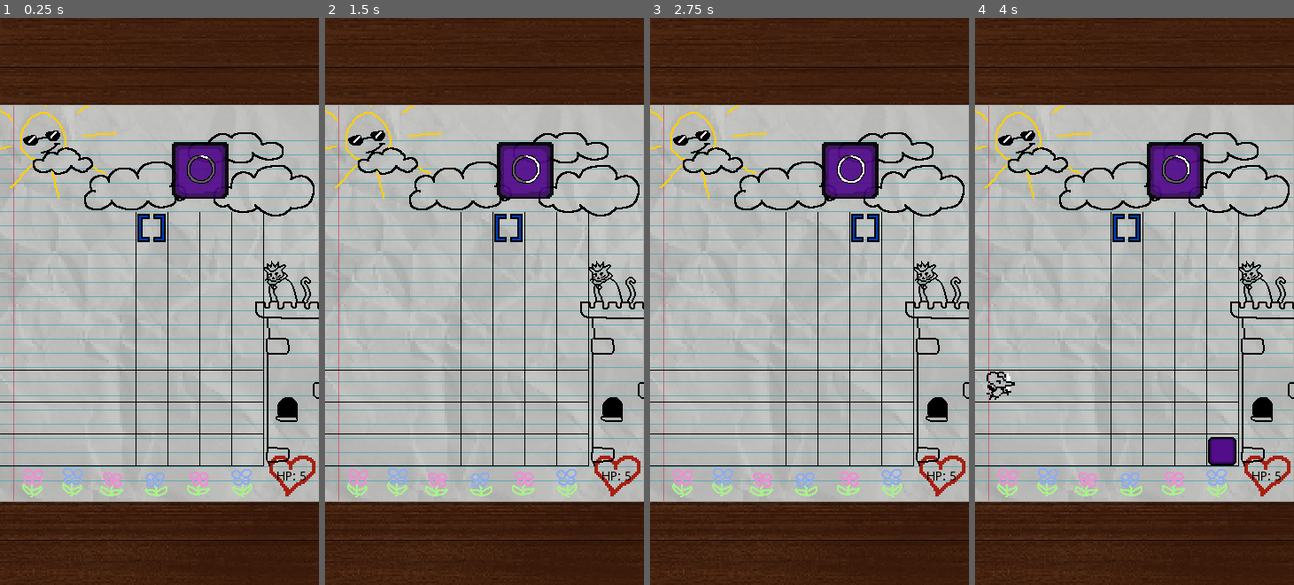
Above: before the commit, frames 1-4 (left to right).
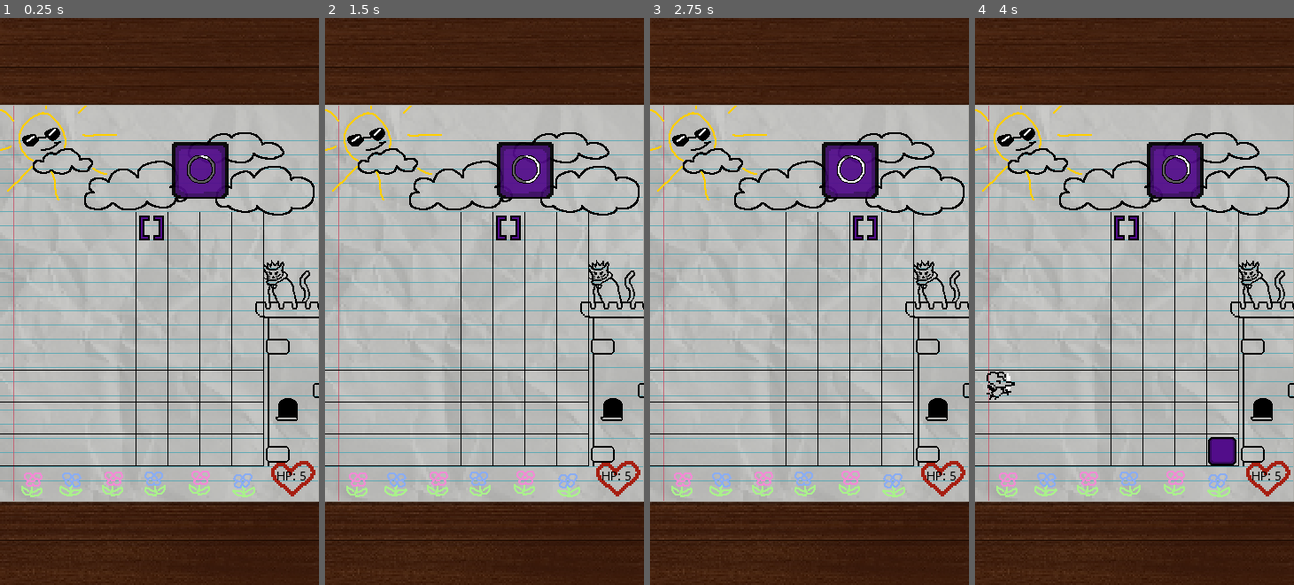
Above: after the commit, the same moments.

Repository: Sleeping-Robot-Games/Doodle-Defense
Game: Godot game, scene res://scenes/Game.tscn
Two runs of this game, one before a commit and one after it. Both use one fixed random seed, a clock stepped at 60 frames per second and the inputs below.
Inputs (mouse positions are in pixels of both pictures, inside the frame that each line leads up to):
- Up to frame 1 (0.25 s): no input
- Up to frame 2 (1.5 s): click (478, 341) at 0.5 s; click (506, 341) at 1.25 s
- Up to frame 3 (2.75 s): click (866, 341) at 2 s
- Up to frame 4 (4 s): click (1223, 341) at 2.75 s; click (1128, 341) at 3.5 s

The runs differ from the first frame. In frame 1, 3.0% of the frame differs, in the area x 0-100%, y 15-85%; in frame 2, 3.0%; in frame 3, 3.0%; in frame 4, 3.0%.

Commit message:
change selector color

Diff:
--- a/scenes/Game.tscn
+++ b/scenes/Game.tscn
@@ -134,65 +134,64 @@
 [node name="Doodles" type="AnimatedSprite" parent="Background"]
 position = Vector2( -144, 205 )
 frames = SubResource( 1 )
+frame = 1
 playing = true
 
 [node name="Flower2" type="AnimatedSprite" parent="Background/Doodles"]
 position = Vector2( 45, -1 )
 frames = SubResource( 2 )
+frame = 1
 playing = true
 
 [node name="Flower6" type="AnimatedSprite" parent="Background/Doodles"]
 position = Vector2( 238, 0 )
 frames = SubResource( 2 )
+frame = 1
 playing = true
 flip_h = true
 
 [node name="Flower3" type="AnimatedSprite" parent="Background/Doodles"]
 position = Vector2( 91, -1 )
 frames = SubResource( 3 )
-frame = 1
 playing = true
 
 [node name="Flower4" type="AnimatedSprite" parent="Background/Doodles"]
 position = Vector2( 139, -1 )
 frames = SubResource( 4 )
-frame = 1
 playing = true
 flip_h = true
 
 [node name="Flower5" type="AnimatedSprite" parent="Background/Doodles"]
 position = Vector2( 189, -2 )
 frames = SubResource( 5 )
-frame = 1
 playing = true
 
 [node name="Heart" type="AnimatedSprite" parent="Background/Doodles"]
 position = Vector2( 294, -13 )
 scale = Vector2( 2, 2 )
 frames = SubResource( 6 )
-frame = 1
 playing = true
 
 [node name="Clouds" type="AnimatedSprite" parent="Background/Doodles"]
 position = Vector2( 144, -347 )
 frames = SubResource( 9 )
+frame = 1
 playing = true
 
 [node name="Sun" type="AnimatedSprite" parent="Background/Doodles"]
 position = Vector2( 25, -383 )
 frames = SubResource( 11 )
-frame = 1
 playing = true
 
 [node name="Cat" type="AnimatedSprite" parent="Background"]
 position = Vector2( 146, -30 )
 frames = SubResource( 7 )
-frame = 1
 playing = true
 
 [node name="Tower" type="AnimatedSprite" parent="Background"]
 position = Vector2( 148, 93 )
 frames = SubResource( 8 )
+frame = 1
 playing = true
 
 [node name="IncomingBlock" parent="." instance=ExtResource( 24 )]
@@ -236,7 +235,6 @@
 position = Vector2( 171, 237 )
 scale = Vector2( 2, 2 )
 frames = SubResource( 10 )
-frame = 1
 playing = true
 
 [node name="Blocks" type="Node2D" parent="."]
@@ -248,9 +246,6 @@
 margin_top = 219.0
 margin_right = 189.0
 margin_bottom = 507.0
-__meta__ = {
-"_edit_use_anchors_": false
-}
 
 [node name="Column5" type="TextureButton" parent="."]
 margin_left = 189.0
--- a/scripts/Game.gd
+++ b/scripts/Game.gd
@@ -49,6 +49,7 @@
 	random.randomize()
 	spawn_color = random.randi_range(0, colors.size() - 1)
 	$IncomingBlock.set_color(colors[spawn_color])
+	$Selector.modulate = colors[spawn_color]
 	$BlockProgress/Tween1.interpolate_property($BlockProgress, 'value', 0, 50, SPAWN_TIME / 2, Tween.TRANS_LINEAR, Tween.EASE_IN_OUT)
 	$BlockProgress/Tween1.start()
 	# enemy_phase()
